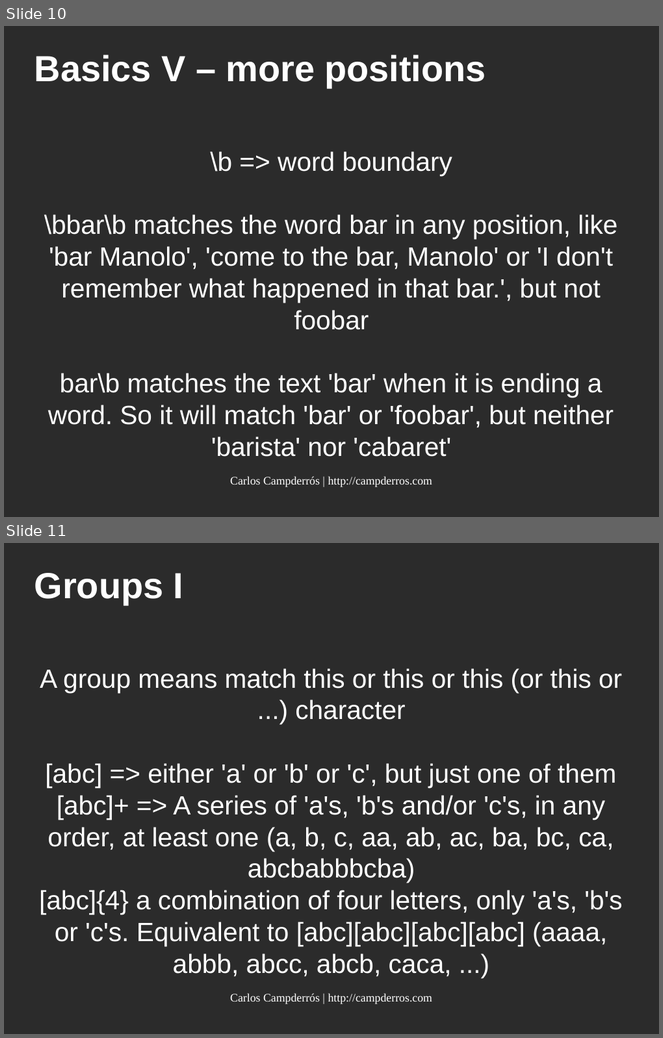
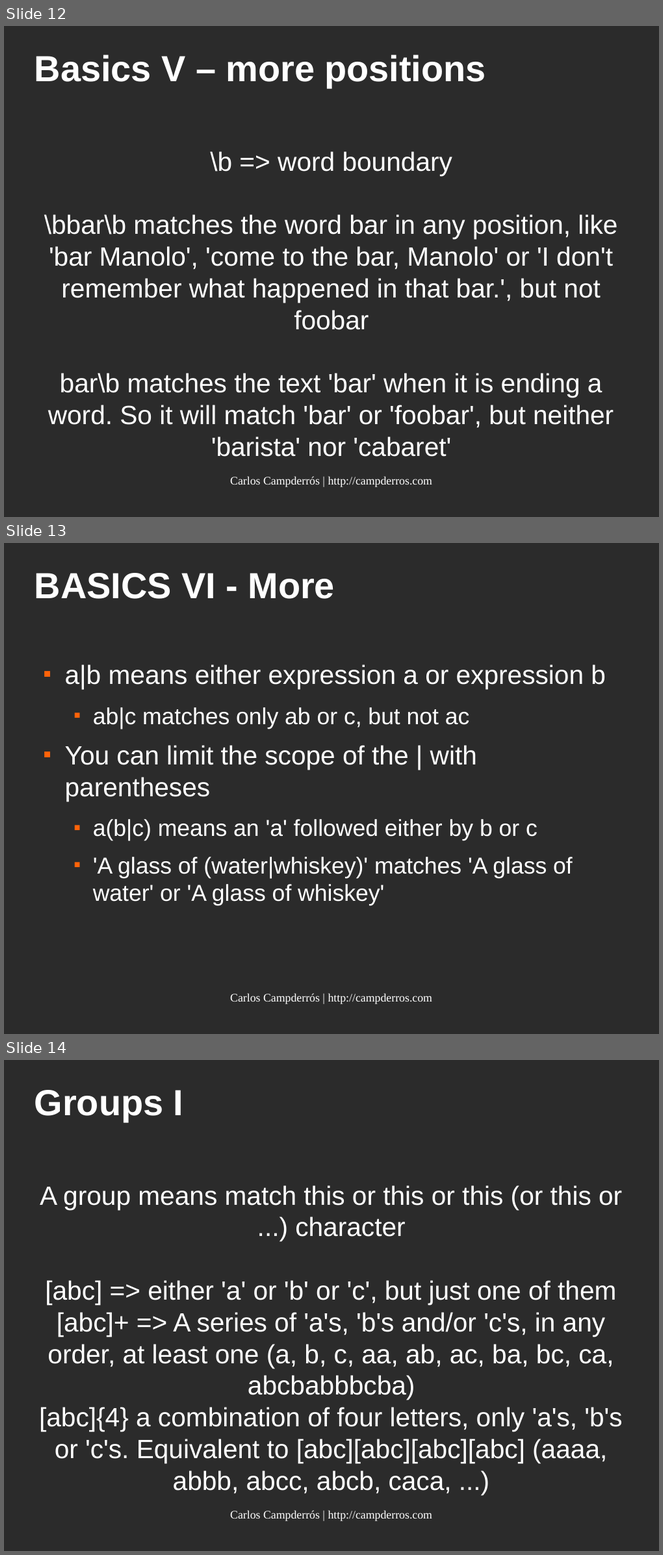
Before and after one commit to kampde/phpRegexTest, a slide deck: regular_expressions.odp. Shown one above the other, each under a label of ours: slides 10 and 11 before the commit, slides 12, 13 and 14 after it. The pictures are 663x1038 and 663x1555 pixels, drawn with LibreOffice and Linux fonts; fonts in the diff are those of the drawing; background and template pictures are left out; a plain dark background stands for a picture behind light text. Boxes give left, top, right and bottom in pixels: in the first picture for what was removed or moved away, otherwise in the second. Text is boxed around its words. In the diff, an @@ line names an element or a change of style, - is before the commit and + after.

```diff
--- a/regular_expressions.odp
+++ b/regular_expressions.odp
@@ slide 13 added at [4, 543, 659, 1034], background picture (left out) @@
@@ title added at [35, 573, 335, 599], 44 pt, text #FFFFFF, bold @@
+BASICS VI - More
@@ text added at [65, 665, 606, 906], 28 pt, text #FFFFFF @@
+■ a|b means either expression a or expression b
+  ■ ab|c matches only ab or c, but not ac
+■ You can limit the scope of the | with parentheses
+  ■ a(b|c) means an 'a' followed either by b or c
+  ■ 'A glass of (water|whiskey)' matches 'A glass of water' or 'A glass of whiskey'
@@ text added at [230, 993, 433, 1005], 14 pt, text #FFFFFF @@
+Carlos Campderrós | http://campderros.com
@@ what was slide 10 is now slide 12 @@
@@ what was slide 11 is now slide 14 @@
```
Also in this commit, not shown: 3 slides changed, 2 other slides added.
